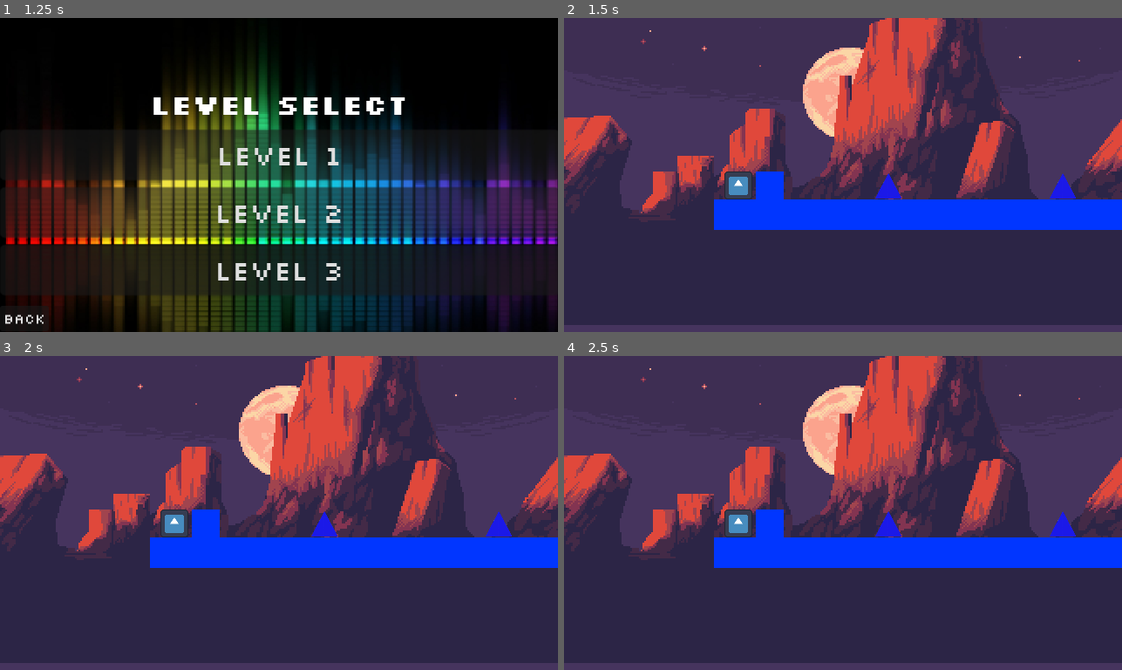
Above: before the commit, frames 1-4 (two rows, left to right).
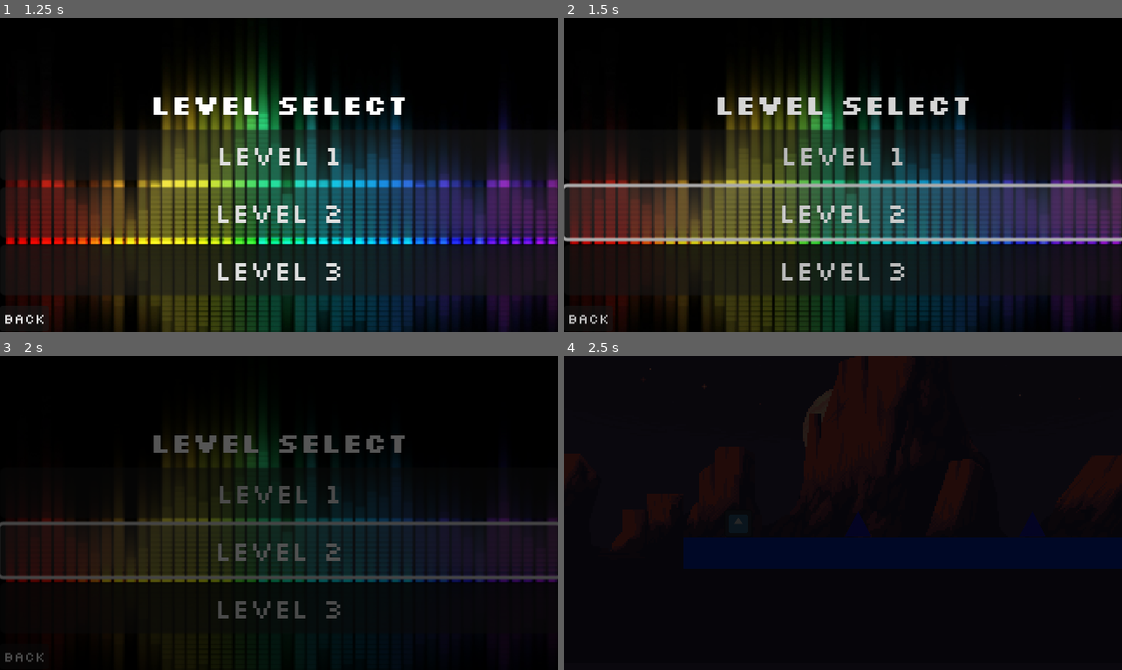
Above: after the commit, the same moments.

Repository: APersonXHe/AP-CompSci-Midyear-Project
Game: Godot game, scene res://scenes/main_menu/main_menu.tscn
Same seed, same stepped clock (60 frames per second), same inputs: the game is played once before the commit and once after it. The engine's default icon, where the game draws it, is replaced by a stand-in: a white triangle on a blue panel in a dark square. Sound files missing from this copy of the repository are replaced by a short silence.
Inputs (mouse positions are in pixels of both pictures, inside the frame that each line leads up to):
- Up to frame 1 (1.25 s): click "PLAY" at 0.5 s
- Up to frame 2 (1.5 s): click "LEVEL 2" at 1.25 s
- Up to frame 3 (2 s): no input
- Up to frame 4 (2.5 s): click (843, 607) at 2 s, where only the run after the commit has a clickable "LEVEL 3"

Frame 1 is identical in both runs. In frame 2, 99% of the frame differs, in the area x 0-100%, y 0-100%; in frame 3, 99%; in frame 4, 100%.

Commit message:
level select now implements fade transition

Diff:
--- a/project.godot
+++ b/project.godot
@@ -19,6 +19,7 @@
 
 GameManager="*res://scripts/global/GameManager.gd"
 AudioManager="*res://scripts/global/AudioManager.gd"
+TransitionManager="*res://scenes/global/transition_screen.tscn"
 
 [display]
 
--- /dev/null
+++ b/scenes/global/transition_screen.tscn
@@ -0,0 +1,71 @@
+[gd_scene load_steps=6 format=3 uid="uid://dwnhap7apisfw"]
+
+[ext_resource type="Script" path="res://scripts/global/TransitionManager.gd" id="1_r6dme"]
+
+[sub_resource type="Animation" id="Animation_rgkrx"]
+resource_name = "fade_to_black"
+tracks/0/type = "value"
+tracks/0/imported = false
+tracks/0/enabled = true
+tracks/0/path = NodePath("ColorRect:color")
+tracks/0/interp = 1
+tracks/0/loop_wrap = true
+tracks/0/keys = {
+"times": PackedFloat32Array(0, 1),
+"transitions": PackedFloat32Array(1, 1),
+"update": 0,
+"values": [Color(0, 0, 0, 0), Color(0, 0, 0, 1)]
+}
+
+[sub_resource type="Animation" id="Animation_2b1kq"]
+length = 0.001
+tracks/0/type = "value"
+tracks/0/imported = false
+tracks/0/enabled = true
+tracks/0/path = NodePath("ColorRect:color")
+tracks/0/interp = 1
+tracks/0/loop_wrap = true
+tracks/0/keys = {
+"times": PackedFloat32Array(0),
+"transitions": PackedFloat32Array(1),
+"update": 0,
+"values": [Color(1, 1, 1, 0)]
+}
+
+[sub_resource type="Animation" id="Animation_aadpk"]
+resource_name = "fade_to_normal"
+tracks/0/type = "value"
+tracks/0/imported = false
+tracks/0/enabled = true
+tracks/0/path = NodePath("ColorRect:color")
+tracks/0/interp = 1
+tracks/0/loop_wrap = true
+tracks/0/keys = {
+"times": PackedFloat32Array(0, 1),
+"transitions": PackedFloat32Array(1, 1),
+"update": 0,
+"values": [Color(0, 0, 0, 1), Color(0, 0, 0, 0)]
+}
+
+[sub_resource type="AnimationLibrary" id="AnimationLibrary_gjve8"]
+_data = {
+"RESET": SubResource("Animation_2b1kq"),
+"fade_to_black": SubResource("Animation_rgkrx"),
+"fade_to_normal": SubResource("Animation_aadpk")
+}
+
+[node name="TransitionManager" type="CanvasLayer"]
+script = ExtResource("1_r6dme")
+
+[node name="ColorRect" type="ColorRect" parent="."]
+anchors_preset = 15
+anchor_right = 1.0
+anchor_bottom = 1.0
+grow_horizontal = 2
+grow_vertical = 2
+color = Color(1, 1, 1, 0)
+
+[node name="AnimationPlayer" type="AnimationPlayer" parent="."]
+libraries = {
+"": SubResource("AnimationLibrary_gjve8")
+}
--- a/scenes/levels/level1.tscn
+++ b/scenes/levels/level1.tscn
@@ -1,11 +1,9 @@
-[gd_scene load_steps=11 format=3 uid="uid://v6gusyi768gk"]
+[gd_scene load_steps=9 format=3 uid="uid://v6gusyi768gk"]
 
 [ext_resource type="Script" path="res://scripts/levels/level_1.gd" id="1_tdmv4"]
 [ext_resource type="Texture2D" uid="uid://1ppwk1a1fd4c" path="res://assets/sprites/background/sky.png" id="2_0p3dx"]
 [ext_resource type="Texture2D" uid="uid://c27dgn6a43bn6" path="res://assets/sprites/background/mountains.png" id="3_2k2s4"]
 [ext_resource type="PackedScene" uid="uid://bbj3ghmos7sya" path="res://scenes/player/player.tscn" id="4_f1882"]
-[ext_resource type="PackedScene" uid="uid://bd3yvxoqa54oh" path="res://scenes/world/square_block.tscn" id="5_0hioe"]
-[ext_resource type="Script" path="res://scripts/world/static_body_2d.gd" id="6_phrkh"]
 [ext_resource type="PackedScene" uid="uid://c8ytpxskly7h6" path="res://scenes/world/spike.tscn" id="7_y0ufd"]
 [ext_resource type="PackedScene" uid="uid://b2govl64kjjal" path="res://scenes/world/floor.tscn" id="8_fy7mx"]
 [ext_resource type="PackedScene" uid="uid://71s20u3mwjvs" path="res://scenes/drum_machine/drum_machine.tscn" id="9_jjnti"]
@@ -36,10 +34,6 @@
 [node name="Player" parent="." instance=ExtResource("4_f1882")]
 position = Vector2(13, 158)
 
-[node name="StaticBody2D2" parent="." instance=ExtResource("5_0hioe")]
-position = Vector2(32, 160)
-script = ExtResource("6_phrkh")
-
 [node name="SPIKE" parent="." instance=ExtResource("7_y0ufd")]
 position = Vector2(560, 168)
 
--- a/scenes/levels/level2.tscn
+++ b/scenes/levels/level2.tscn
@@ -1,11 +1,9 @@
-[gd_scene load_steps=11 format=3 uid="uid://galr2ycy0xho"]
+[gd_scene load_steps=9 format=3 uid="uid://galr2ycy0xho"]
 
 [ext_resource type="Script" path="res://scripts/levels/level_2.gd" id="1_euolj"]
 [ext_resource type="Texture2D" uid="uid://1ppwk1a1fd4c" path="res://assets/sprites/background/sky.png" id="2_butjw"]
 [ext_resource type="Texture2D" uid="uid://c27dgn6a43bn6" path="res://assets/sprites/background/mountains.png" id="3_yvogf"]
 [ext_resource type="PackedScene" uid="uid://bbj3ghmos7sya" path="res://scenes/player/player.tscn" id="4_tn7kv"]
-[ext_resource type="PackedScene" uid="uid://bd3yvxoqa54oh" path="res://scenes/world/square_block.tscn" id="5_iecl3"]
-[ext_resource type="Script" path="res://scripts/world/static_body_2d.gd" id="6_xwif7"]
 [ext_resource type="PackedScene" uid="uid://c8ytpxskly7h6" path="res://scenes/world/spike.tscn" id="7_vvh1e"]
 [ext_resource type="PackedScene" uid="uid://b2govl64kjjal" path="res://scenes/world/floor.tscn" id="8_m80gr"]
 [ext_resource type="PackedScene" uid="uid://71s20u3mwjvs" path="res://scenes/drum_machine/drum_machine.tscn" id="9_voxya"]
@@ -36,10 +34,6 @@
 [node name="Player" parent="." instance=ExtResource("4_tn7kv")]
 position = Vector2(13, 158)
 
-[node name="StaticBody2D2" parent="." instance=ExtResource("5_iecl3")]
-position = Vector2(32, 160)
-script = ExtResource("6_xwif7")
-
 [node name="SPIKE" parent="." instance=ExtResource("7_vvh1e")]
 position = Vector2(560, 168)
 
--- a/scenes/levels/level3.tscn
+++ b/scenes/levels/level3.tscn
@@ -1,11 +1,9 @@
-[gd_scene load_steps=26 format=3 uid="uid://308k8myhlsao"]
+[gd_scene load_steps=24 format=3 uid="uid://308k8myhlsao"]
 
 [ext_resource type="Script" path="res://scripts/levels/level_3.gd" id="1_mvkox"]
 [ext_resource type="Texture2D" uid="uid://dd8vmwnpkwhib" path="res://assets/sprites/background/mt_fuji.jpg" id="2_yil7o"]
 [ext_resource type="Texture2D" uid="uid://612elbq5quvb" path="res://assets/sprites/background/sakura_highres.png" id="3_1usia"]
 [ext_resource type="PackedScene" uid="uid://bbj3ghmos7sya" path="res://scenes/player/player.tscn" id="4_2o4dx"]
-[ext_resource type="PackedScene" uid="uid://bd3yvxoqa54oh" path="res://scenes/world/square_block.tscn" id="5_vm3rq"]
-[ext_resource type="Script" path="res://scripts/world/static_body_2d.gd" id="6_tkmxi"]
 [ext_resource type="PackedScene" uid="uid://c8ytpxskly7h6" path="res://scenes/world/spike.tscn" id="7_hqseb"]
 [ext_resource type="PackedScene" uid="uid://71s20u3mwjvs" path="res://scenes/drum_machine/drum_machine.tscn" id="9_wmumq"]
 [ext_resource type="PackedScene" uid="uid://c7dy3i876k4jn" path="res://scenes/world/retry_pause_menu.tscn" id="10_sohvn"]
@@ -113,10 +111,6 @@
 [node name="Player" parent="." instance=ExtResource("4_2o4dx")]
 position = Vector2(11, 163)
 
-[node name="StaticBody2D2" parent="." instance=ExtResource("5_vm3rq")]
-position = Vector2(32, 161)
-script = ExtResource("6_tkmxi")
-
 [node name="SPIKE" parent="." instance=ExtResource("7_hqseb")]
 position = Vector2(454, 127)
 
--- a/scenes/world/square_block.tscn
+++ /dev/null
@@ -1,18 +0,0 @@
-[gd_scene load_steps=3 format=3 uid="uid://bd3yvxoqa54oh"]
-
-[ext_resource type="Texture2D" uid="uid://dwq7amwbstt4t" path="res://assets/sprites/background/blue_rectangle.png" id="1_8kott"]
-
-[sub_resource type="RectangleShape2D" id="RectangleShape2D_imjdb"]
-
-[node name="square block" type="StaticBody2D"]
-
-[node name="Sprite2D" type="Sprite2D" parent="."]
-position = Vector2(-8, -8)
-scale = Vector2(0.0329218, 0.0302457)
-texture = ExtResource("1_8kott")
-centered = false
-
-[node name="CollisionShape2D" type="CollisionShape2D" parent="."]
-shape = SubResource("RectangleShape2D_imjdb")
-
-[node name="Polygon2D" type="Polygon2D" parent="CollisionShape2D"]
--- /dev/null
+++ b/scenes/world/timed_block.tscn
@@ -0,0 +1,15 @@
+[gd_scene load_steps=3 format=3 uid="uid://bd3yvxoqa54oh"]
+
+[ext_resource type="Script" path="res://scripts/world/timer_block.gd" id="1_s5ujl"]
+
+[sub_resource type="RectangleShape2D" id="RectangleShape2D_imjdb"]
+size = Vector2(20, 164)
+
+[node name="Block" type="StaticBody2D"]
+script = ExtResource("1_s5ujl")
+
+[node name="CollisionShape2D" type="CollisionShape2D" parent="."]
+position = Vector2(0, -72)
+shape = SubResource("RectangleShape2D_imjdb")
+
+[node name="Polygon2D" type="Polygon2D" parent="CollisionShape2D"]
--- /dev/null
+++ b/scripts/global/TransitionManager.gd
@@ -0,0 +1,25 @@
+extends CanvasLayer
+
+signal on_transition_finished
+
+@onready var color_rect = $ColorRect
+@onready var animation_player = $AnimationPlayer
+
+func _ready():
+	if color_rect:
+		print("ColorRect exists!")
+		color_rect.visible = false
+		animation_player.animation_finished.connect(_on_animation_finished)
+	else:
+		print("ColorRect not found!")
+
+func _on_animation_finished(anim_name):
+	if anim_name == "fade_to_black":
+		on_transition_finished.emit()
+		animation_player.play("fade_to_normal")
+	elif anim_name == "fade_to_normal":
+		color_rect.visible = false
+
+func transition():
+	color_rect.visible = true
+	animation_player.play("fade_to_black")
--- a/scripts/main_menu/level_select.gd
+++ b/scripts/main_menu/level_select.gd
@@ -1,16 +1,31 @@
 extends Node2D
 
 func _on_level_1_pressed() -> void:
+	TransitionManager.transition()
+	TransitionManager.on_transition_finished.connect(_change_scene_1)
+
+
+func _on_level_2_pressed() -> void:
+	TransitionManager.transition()
+	TransitionManager.on_transition_finished.connect(_change_scene_2)
+
+
+func _on_level_3_pressed() -> void:
+	TransitionManager.transition()
+	TransitionManager.on_transition_finished.connect(_change_scene_3)
+
+
+func _change_scene_1():
 	GameManager.current_level = "res://scenes/levels/level1.tscn"
 	get_tree().change_scene_to_file("res://scenes/levels/level1.tscn")
 
 
-func _on_level_2_pressed() -> void:
+func _change_scene_2():
 	GameManager.current_level = "res://scenes/levels/level2.tscn"
 	get_tree().change_scene_to_file("res://scenes/levels/level2.tscn")
 
 
-func _on_level_3_pressed() -> void:
+func _change_scene_3():
 	GameManager.current_level = "res://scenes/levels/level3.tscn"
 	get_tree().change_scene_to_file("res://scenes/levels/level3.tscn")
 
--- a/scripts/world/static_body_2d.gd
+++ b/scripts/world/static_body_2d.gd
@@ -1,4 +1,14 @@
 extends StaticBody2D
 
 func _ready():
-	draw_rect(Rect2(Vector2.ZERO, Vector2(32, 32)), Color(1, 0, 0))  # Red block
+	draw_rect(Rect2(Vector2.ZERO, Vector2(32, 128)), Color(1, 0, 0, 0))
+
+	var timer = Timer.new()
+	add_child(timer)
+	timer.wait_time = 3
+	timer.one_shot = true
+	timer.connect("timeout", _on_timeout)
+	timer.start()
+
+func _on_timeout():
+	queue_free()
--- /dev/null
+++ b/scripts/world/timer_block.gd
@@ -0,0 +1,36 @@
+extends StaticBody2D
+
+func _ready():
+	var visual = Node2D.new()
+	add_child(visual)
+
+	visual.draw_rect(Rect2(Vector2.ZERO, Vector2(32, 256)), Color(1, 0, 0, 0))
+
+	# Set up timer
+	var timer = Timer.new()
+	add_child(timer)
+	timer.wait_time = 3
+	timer.one_shot = true
+	timer.connect("timeout", _on_timeout)
+	timer.start()
+
+func _on_timeout():
+	queue_free()
+
+"""
+extends StaticBody2D
+
+func _ready():
+	draw_rect(Rect2(Vector2.ZERO, Vector2(32, 128)), Color(1, 0, 0, 0))
+
+	var timer = Timer.new()
+	add_child(timer)
+	timer.wait_time = 3
+	timer.one_shot = true
+	timer.connect("timeout", _on_timeout)
+	timer.start()
+
+func _on_timeout():
+	queue_free()
+
+"""
